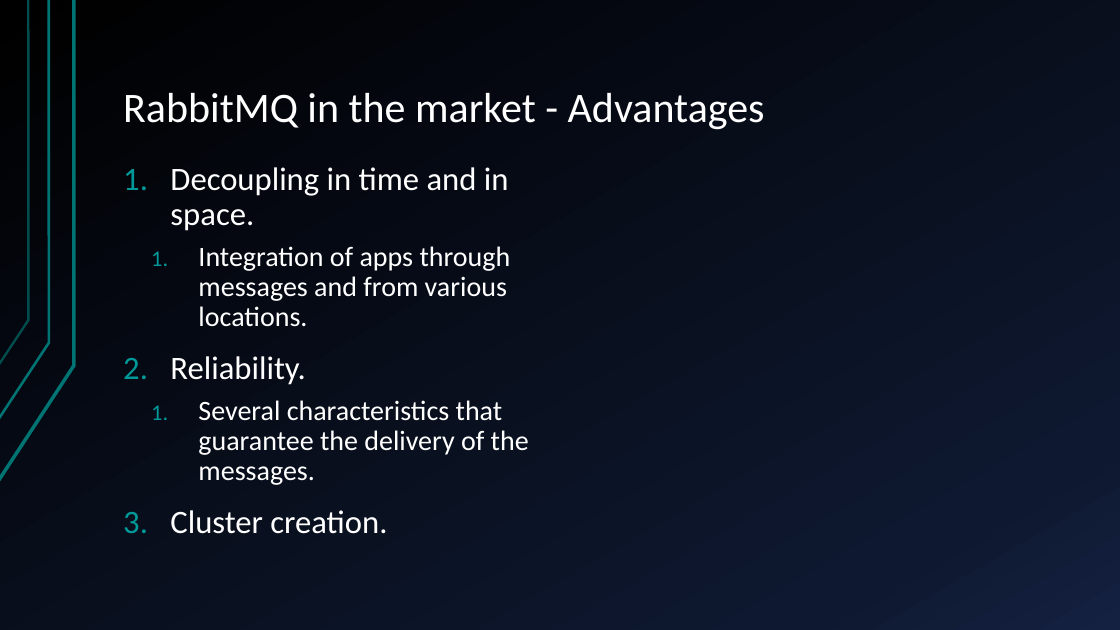
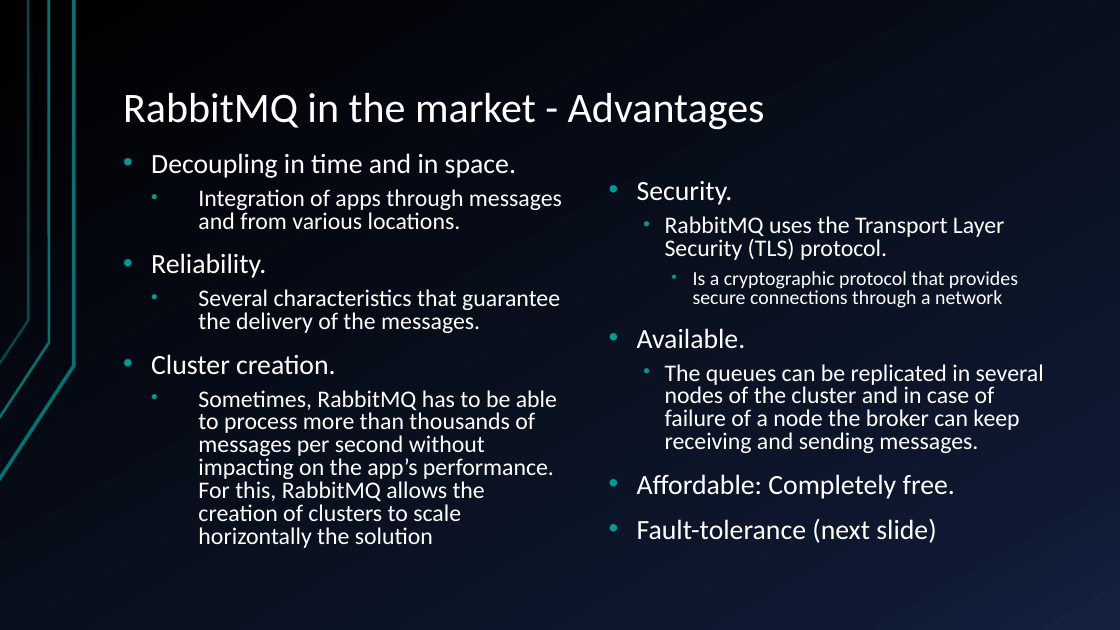
Before and after one commit to marc7666/Distributed-computing-course, a slide deck: slide 22 of Activities/Activity 2/RabbitMQ – components, benefits and application.pptx. Drawn at 1120x630 pixels with LibreOffice and Linux fonts; fonts in the diff are those of the drawing. Boxes give left, top, right and bottom in pixels: in the first picture for what was removed or moved away, otherwise in the second. Text is boxed around its words. In the diff, an @@ line names an element or a change of style, - is before the commit and + after.

```diff
--- a/Activities/Activity 2/RabbitMQ – components, benefits and application.pptx
+++ b/Activities/Activity 2/RabbitMQ – components, benefits and application.pptx
@@ text "Decoupling in time and in ..." at box(151, 153, 562, 548): vertical alignment top to middle @@
@@ text at box(151, 153, 562, 375): size 28 to 23.8 pt in "Decoupling in time and in space.", "Reliability.", "Cluster creation."; size 24 to 20.4 pt in "Integration of apps through messages and from ...", "Several characteristics that guarantee the delivery of ..."; bullet 1. to •; line spacing 0.9 to 0.8 @@
@@ text added at box(637, 181, 1044, 543), 20.4 pt, text #FFFFFF @@
+• Security.
+  • RabbitMQ uses the Transport Layer Security (TLS) protocol.
+    • Is a cryptographic protocol that provides secure connections through a network
+• Available.
+  • The queues can be replicated in several nodes of the cluster and in case of failure of a node the broker can keep receiving and sending messages.
+• Affordable: Completely free.
+• Fault-tolerance (next slide)
@@ text at box(198, 390, 557, 548): paragraph added @@
+  • Sometimes, RabbitMQ has to be able to process more than thousands of messages per second without impacting on the app’s performance. For this, RabbitMQ allows the creation of clusters to scale horizontally the solution
```
Also in this commit, not shown: 2 other slides changed, 4 slides added, 2 slides removed.
